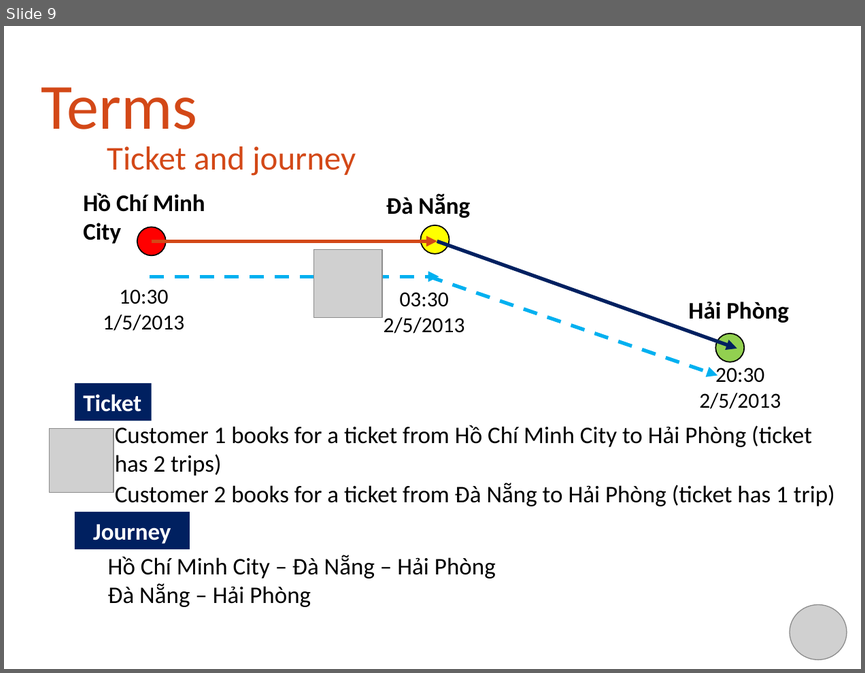
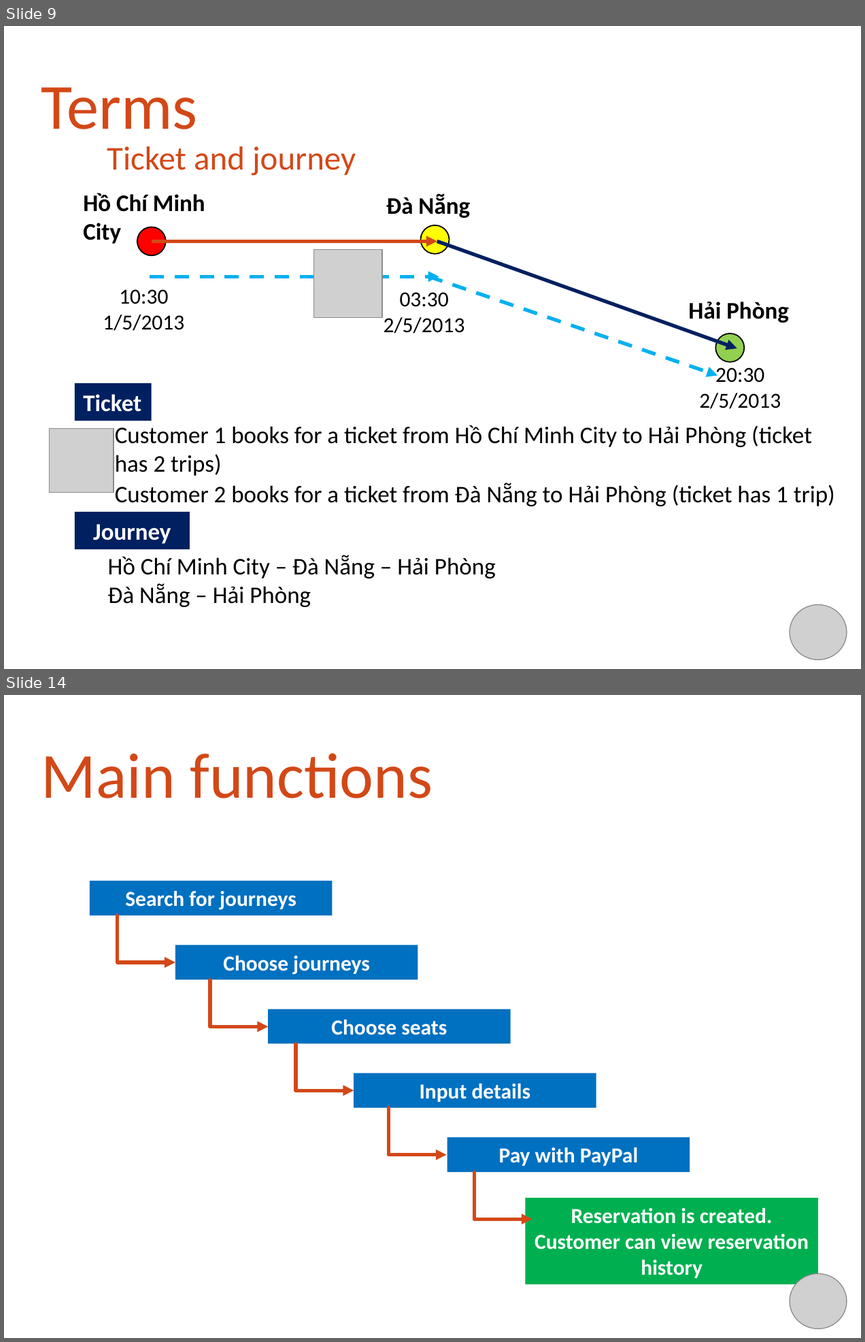
Before and after one commit to khalifandiaye/bus-reservation, a slide deck: WIP/Document/Project Report/capstone.pptx. Shown one above the other, each under a label of ours: slide 9 before the commit, slides 9 and 14 after it; the slides between them are not shown. The pictures are 865x673 and 865x1342 pixels, drawn with LibreOffice and Linux fonts; fonts in the diff are those of the drawing; grey boxes stand for pictures; background and template pictures are left out. Boxes give left, top, right and bottom in pixels: in the first picture for what was removed or moved away, otherwise in the second. Text is boxed around its words. In the diff, an @@ line names an element or a change of style, - is before the commit and + after.

```diff
--- a/WIP/Document/Project Report/capstone.pptx
+++ b/WIP/Document/Project Report/capstone.pptx
@@ slide 14 added at (x1=4, y1=695, x2=861, y2=1338), background picture (left out) @@
@@ title added at (x1=41, y1=753, x2=432, y2=798), 54 pt, text #D34817 @@
+Main functions
@@ rectangle added at (x1=90, y1=881, x2=332, y2=915), fill #0070C0, 18 pt, text #FFFFFF, bold @@
+Search for journeys
@@ elbow arrow added from (118, 915) to (175, 962), #D34817 3 pt @@
@@ rectangle added at (x1=175, y1=945, x2=418, y2=979), fill #0070C0, 18 pt, text #FFFFFF, bold @@
+Choose journeys
@@ elbow arrow added from (211, 979) to (268, 1027), #D34817 3 pt @@
@@ rectangle added at (x1=268, y1=1008, x2=511, y2=1043), fill #0070C0, 18 pt, text #FFFFFF, bold @@
+Choose seats
@@ elbow arrow added from (296, 1044) to (354, 1090), #D34817 3 pt @@
@@ rectangle added at (x1=354, y1=1073, x2=596, y2=1107), fill #0070C0, 18 pt, text #FFFFFF, bold @@
+Input details
@@ elbow arrow added from (390, 1108) to (446, 1154), #D34817 3 pt @@
@@ rectangle added at (x1=447, y1=1137, x2=689, y2=1172), fill #0070C0, 18 pt, text #FFFFFF, bold @@
+Pay with PayPal
@@ elbow arrow added from (475, 1172) to (532, 1219), #D34817 3 pt @@
@@ rectangle added at (x1=525, y1=1197, x2=818, y2=1284), fill #00B050, 18 pt, text #FFFFFF, bold @@
+Reservation is created. Customer can view reservation history
@@ picture added at (x1=789, y1=1273, x2=847, y2=1328) @@
```
Also in this commit, not shown: 8 slides changed, 5 other slides added, 6 slides removed.
